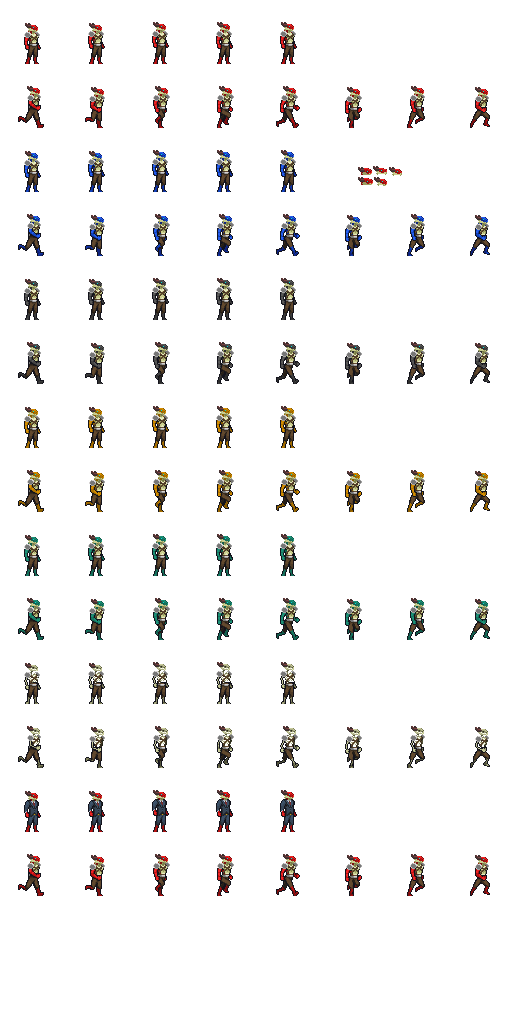
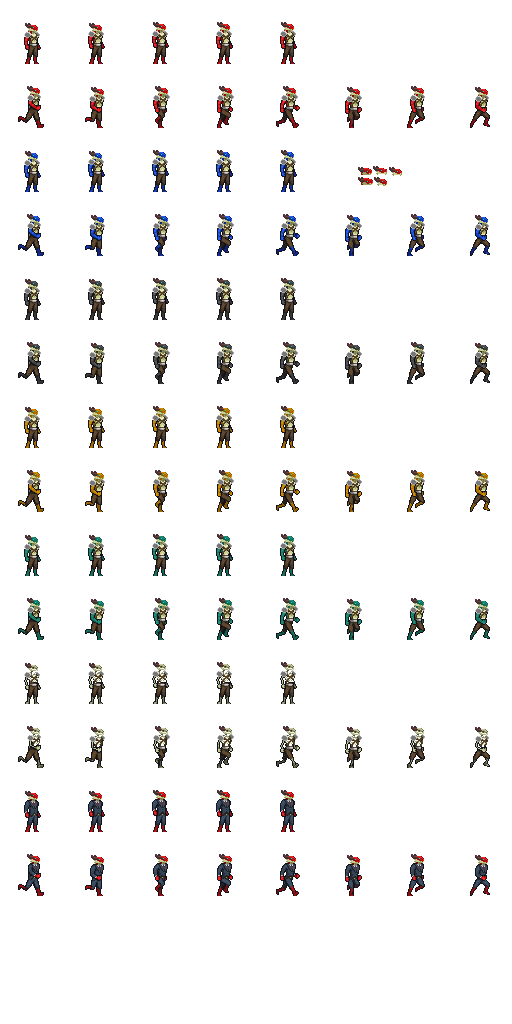
Layers edited between the first and the second 512×1024 image:
painted on "Suit" over <box>25,862,489,890</box>
